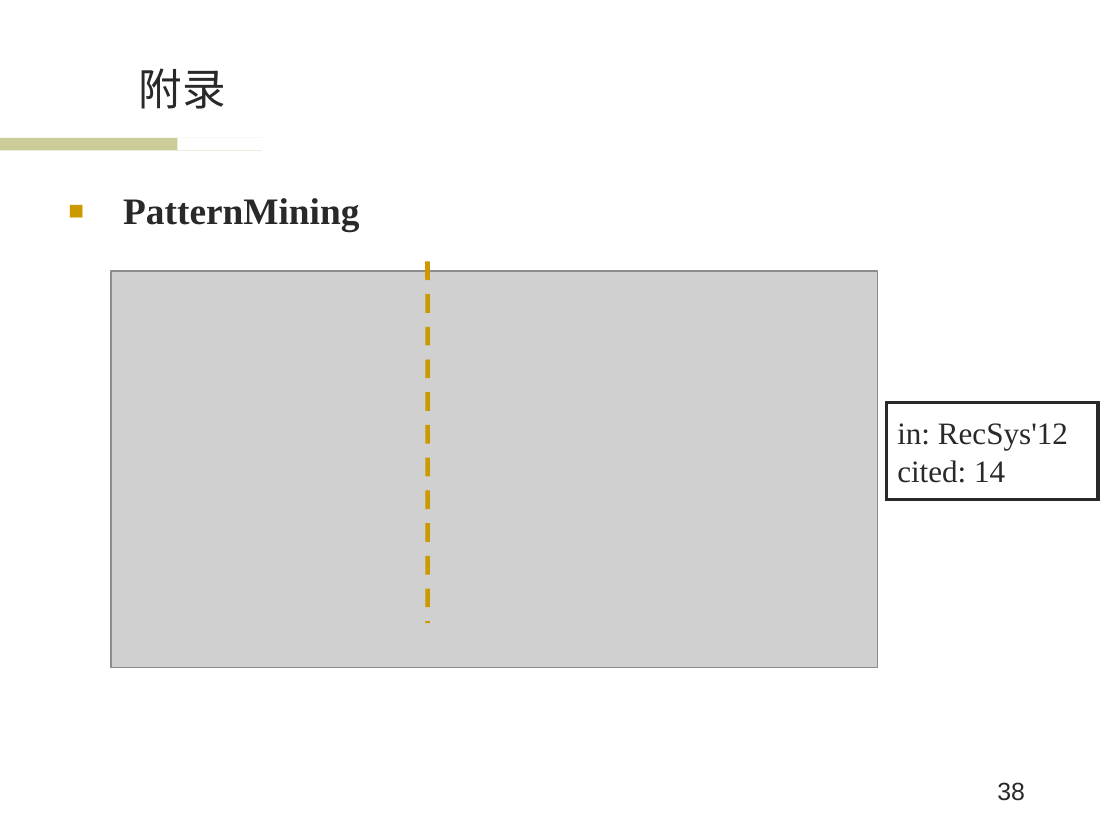
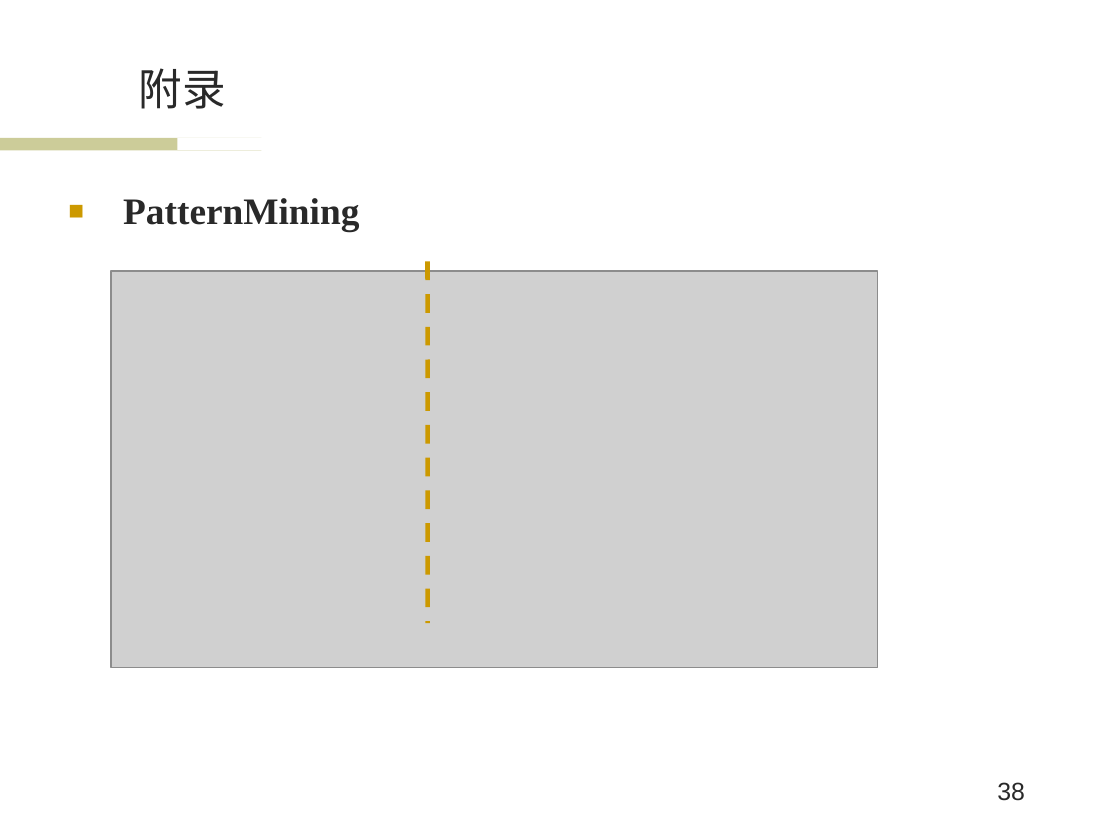
Before and after one commit to wwssttt/NJUThesis, a slide deck: slide 38 of 答辩准备/一种基于时间序列分析的个性化音乐推荐系统及其实现.ppt. Drawn at 1120x840 pixels with LibreOffice and Linux fonts; fonts in the diff are those of the drawing; grey boxes stand for pictures; background and template pictures are left out. Boxes give left, top, right and bottom in pixels: in the first picture for what was removed or moved away, otherwise in the second. Text is boxed around its words. In the diff, an @@ line names an element or a change of style, - is before the commit and + after.

```diff
--- a/答辩准备/一种基于时间序列分析的个性化音乐推荐系统及其实现.ppt
+++ b/答辩准备/一种基于时间序列分析的个性化音乐推荐系统及其实现.ppt
@@ rectangle removed at box(886, 403, 1098, 501) @@
-in: RecSys'12
-cited: 14
```
Also in this commit, not shown: 3 other slides changed, 7 other files.
